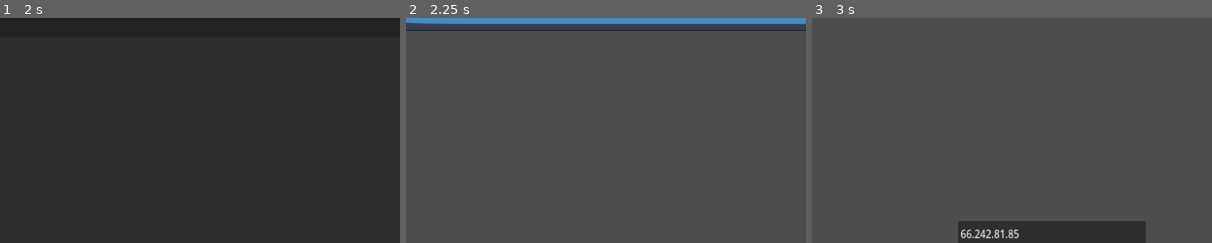
Above: before the commit, frames 1-3 (left to right).
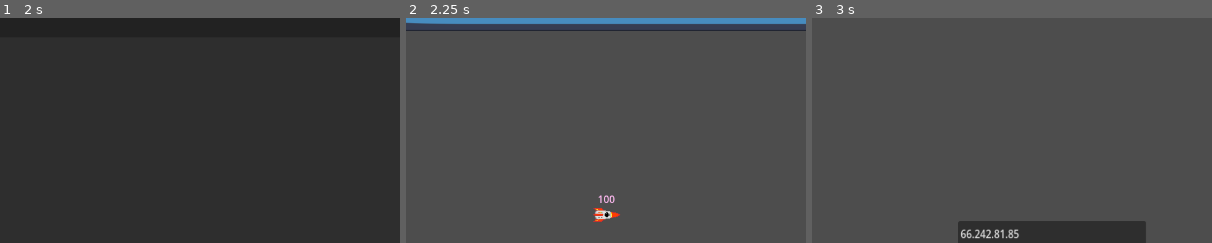
Above: after the commit, the same moments.

Repository: furiousknight25/partygame
Game: Godot game, scene res://Levels/Director.tscn
The game is run twice, just before and just after one commit, with the same random seed, the same clock (stepped at 60 frames per second) and the same inputs. The engine's default icon, where the game draws it, is replaced by a stand-in: a white triangle on a blue panel in a dark square.
Inputs (mouse positions are % of the whole screen's width and height, from its top left):
- Up to frame 1 (2 s): tap Enter at 0.5 s; move the mouse to (72, 45) at 0.52 s; press the mouse at (72, 45) at 0.53 s; hold D (right) 0.53-1.25 s; tap W (up) at 0.77 s; release the mouse at (72, 45) at 1.25 s; click "Host" at 1.25 s
- Up to frame 2 (2.25 s): click "START GAME" at 2 s
- Up to frame 3 (3 s): tap R (restart) at 2.75 s; move the mouse to (30, 55) at 2.77 s; hold D (right) from 2.78 s (still down); right-click (30, 55) at 2.85 s
The pictures show only the part of the screen within x 6-56%, y 0-50%; the shares and areas given below are measured in that part.

Frame 1 is identical in both runs. In frame 2, 0.3% of the frame differs, in the area x 46-54%, y 78-91%; in frame 3, nothing differs.
Error in both runs: Assertion failed: UPNP Discover Failed! Error 24 (res://MultiplayerJargon/MultplayerTest.gd:77)

Commit message:
workerant

Diff:
--- a/Levels/Director.tscn
+++ b/Levels/Director.tscn
@@ -20,12 +20,6 @@
 
 [node name="Menu" parent="Multplayer/ui" instance=ExtResource("5_pu61s")]
 
-[node name="Control" parent="Multplayer/ui/Menu/Main" index="0"]
-offset_left = -323.0
-offset_top = -395.0
-offset_right = -323.0
-offset_bottom = -395.0
-
 [node name="TextEdit" type="TextEdit" parent="Multplayer/ui/Menu/Main/Control" index="2"]
 layout_mode = 0
 offset_right = 306.0
--- a/Levels/level_test.tscn
+++ b/Levels/level_test.tscn
@@ -268,3 +268,6 @@
 position = Vector2(19, 2)
 scale = Vector2(4.98438, 0.203125)
 texture = ExtResource("1_r1txc")
+
+[node name="la criatura" parent="." instance=ExtResource("5_n2tpp")]
+position = Vector2(405, 315)
--- a/MultiplayerJargon/MultplayerTest.gd
+++ b/MultiplayerJargon/MultplayerTest.gd
@@ -25,7 +25,7 @@
 	send_player_info('host', multiplayer.get_unique_id())
 
 func _on_join_pressed():
-	print('attempted')
+	#print('attempted')
 	var text_type = $ui/Menu/Main/Control/TextEdit
 	var peer = ENetMultiplayerPeer.new()
 	ip = text_type.text
--- a/Players/Chris/bullet.gd
+++ b/Players/Chris/bullet.gd
@@ -10,7 +10,8 @@
 	if get_last_slide_collision():
 		#print('they should actually add')
 		#print(get_last_slide_collision().get_collider())
-		if get_last_slide_collision().get_collider().has_method('hurt'):
-			get_last_slide_collision().get_collider().hurt.rpc(Vector2(50,60), 10)
+		if get_last_slide_collision().get_collider():
+			if get_last_slide_collision().get_collider().has_method('hurt'):
+				get_last_slide_collision().get_collider().hurt.rpc(Vector2(50,60), 10)
 		queue_free()
 	move_and_slide()
